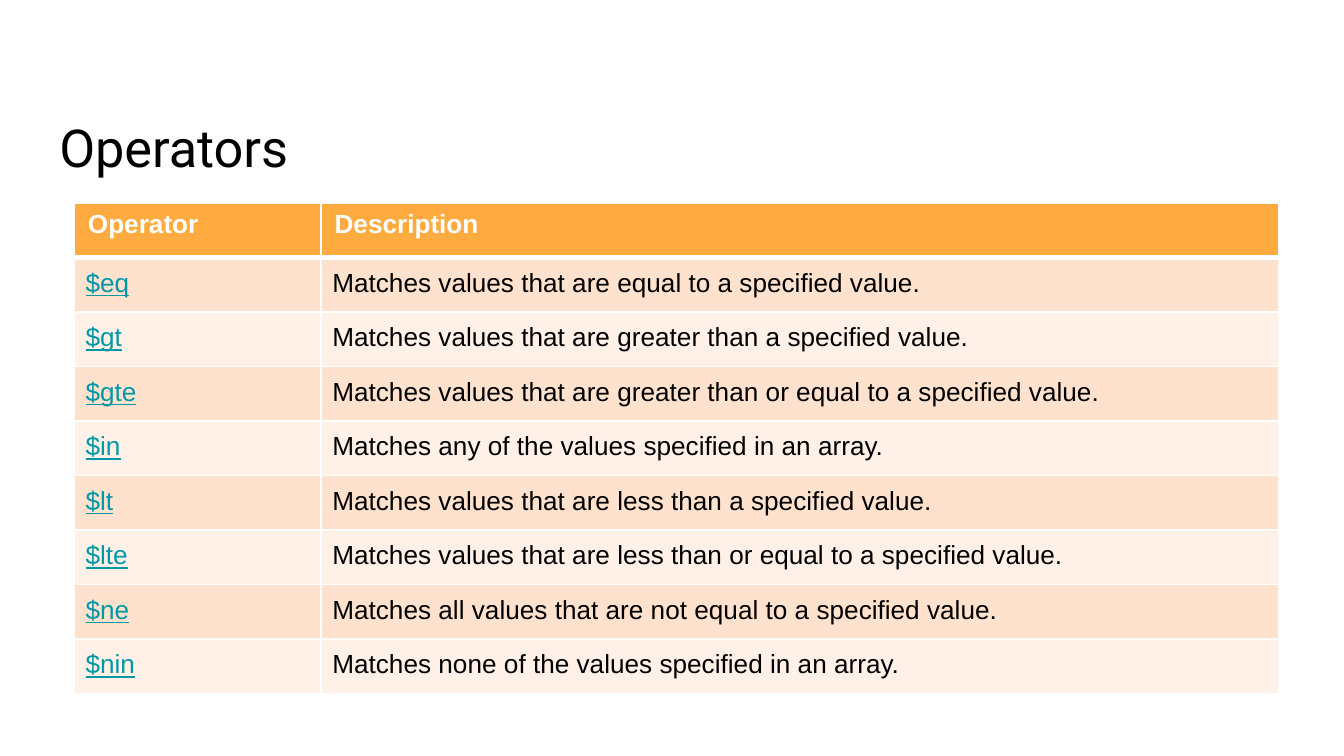
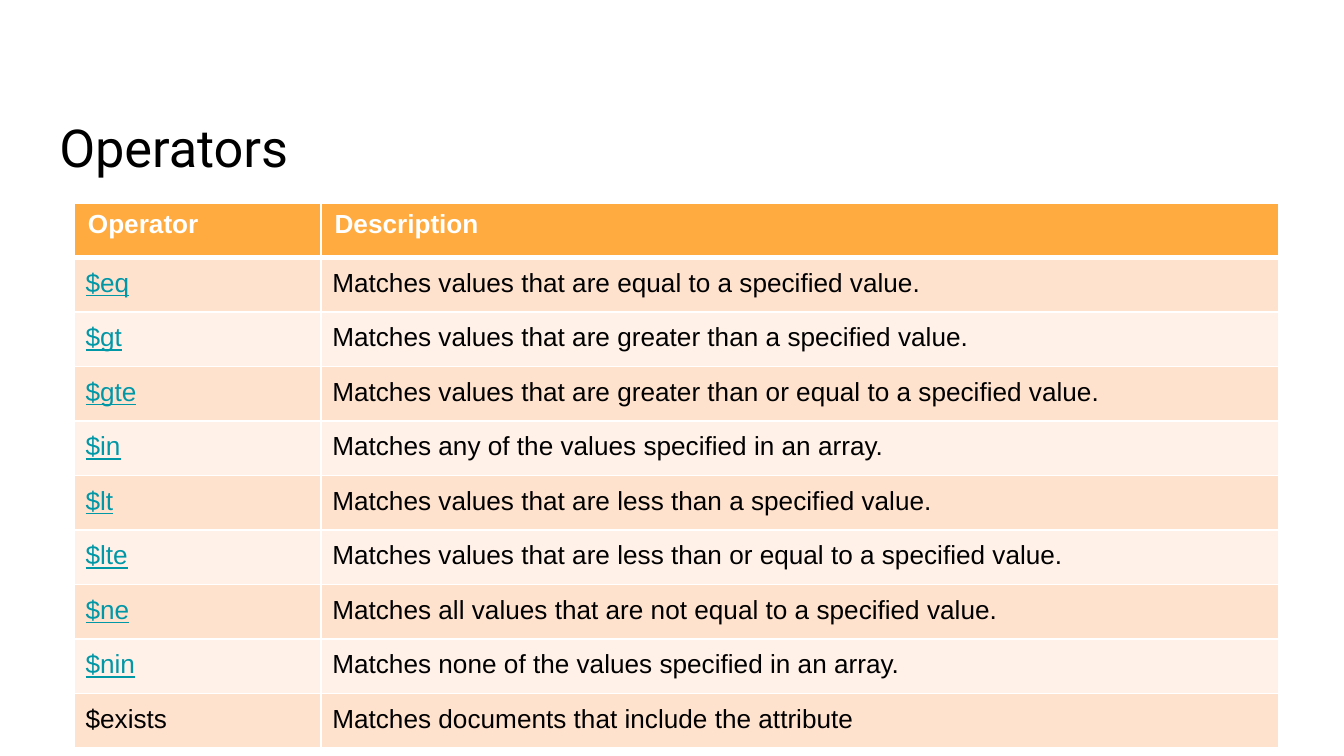
Before and after one commit to gharriso/AI-MongoDB-for-Data-analysis-and-Machine-Learning, a slide deck: slide 7 of 03b Aggregation match.pptx. Drawn at 1344x756 pixels with LibreOffice and Linux fonts; fonts in the diff are those of the drawing; background and template pictures are left out. Boxes give left, top, right and bottom in pixels: in the first picture for what was removed or moved away, otherwise in the second. Text is boxed around its words. In the diff, an @@ line names an element or a change of style, - is before the commit and + after.

```diff
--- a/03b Aggregation match.pptx
+++ b/03b Aggregation match.pptx
@@ table at box(74, 203, 1279, 749) @@
+row 10: $exists | Matches documents that include the attribute
```
Also in this commit, not shown: 4 slides added, 4 slides removed, 10 other files.
